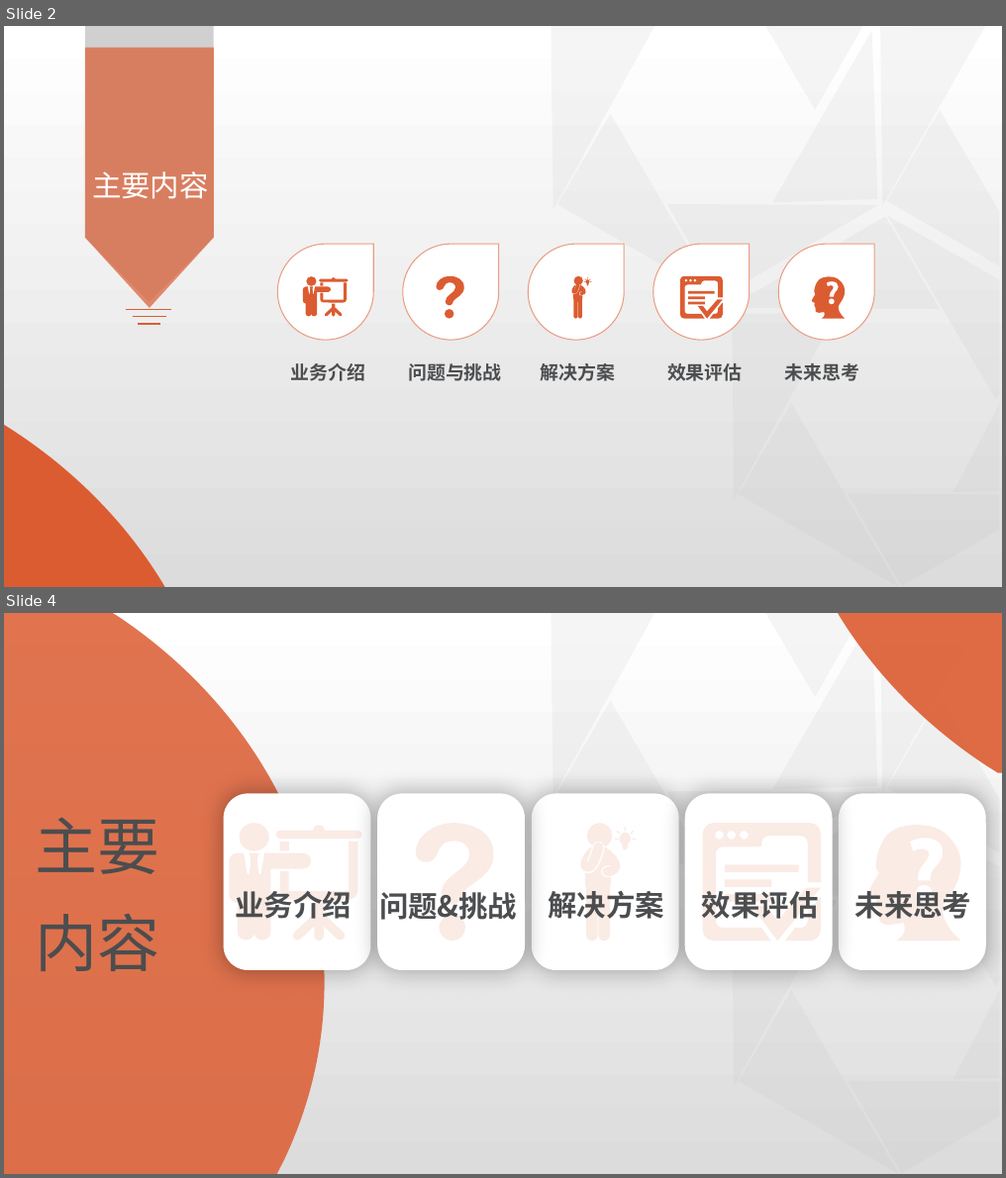
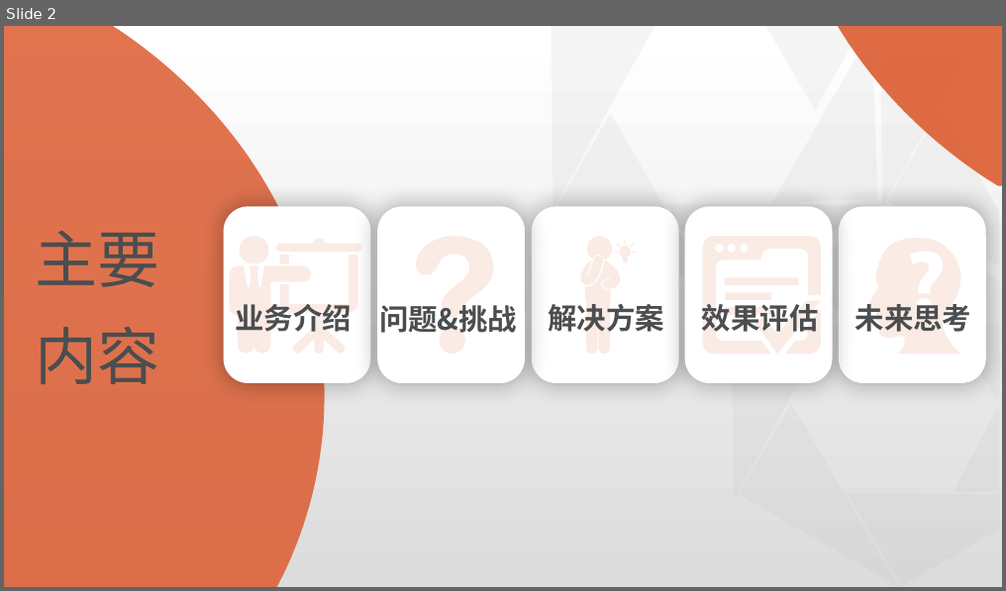
Before and after one commit to physicsLoveJava/java-miscellaneous, a slide deck: tech-interview/a-task/实习总结-07-26.pptx. Shown one above the other, each under a label of ours: slides 2 and 4 before the commit, slide 2 after it; the slides between them are not shown. The pictures are 1006x1178 and 1006x591 pixels, drawn with LibreOffice and Linux fonts; fonts in the diff are those of the drawing; grey boxes stand for pictures; background and template pictures are left out. Boxes give left, top, right and bottom in pixels: in the first picture for what was removed or moved away, otherwise in the second. Text is boxed around its words. In the diff, an @@ line names an element or a change of style, - is before the commit and + after.

```diff
--- a/tech-interview/a-task/实习总结-07-26.pptx
+++ b/tech-interview/a-task/实习总结-07-26.pptx
@@ slide 2 removed at box(4, 26, 1002, 587), background #FFFFFF; not listed: 14 template elements that a slide beside it also shows @@
@@ picture removed at box(85, 26, 214, 302) @@
@@ freeform shape removed at box(85, 48, 214, 308) @@
@@ text removed at box(92, 172, 208, 199) @@
-主要内容
@@ line removed from (214, 237) to (214, 237) @@
@@ teardrop removed at box(277, 244, 373, 340) @@
@@ teardrop removed at box(403, 244, 499, 340) @@
@@ teardrop removed at box(528, 244, 624, 340) @@
@@ teardrop removed at box(653, 244, 748, 340) @@
@@ teardrop removed at box(779, 244, 874, 340) @@
@@ freeform shape removed at box(303, 276, 348, 317) @@
@@ freeform shape removed at box(436, 276, 464, 319) @@
@@ freeform shape removed at box(571, 276, 592, 319) @@
@@ freeform shape removed at box(680, 276, 723, 319) @@
@@ freeform shape removed at box(812, 276, 846, 319) @@
@@ line removed from (126, 310) to (171, 310) @@
@@ line removed from (133, 316) to (166, 316) @@
@@ ellipse removed at box(4, 340, 225, 587) @@
@@ line removed from (138, 325) to (160, 325) @@
@@ text removed at box(291, 364, 366, 381) @@
-业务介绍
@@ text removed at box(408, 364, 501, 381) @@
-问题与挑战
@@ text removed at box(540, 364, 615, 381) @@
-解决方案
@@ text removed at box(667, 364, 743, 381) @@
-效果评估
@@ text removed at box(784, 364, 859, 381) @@
-未来思考
@@ what was slide 4 is now slide 2 @@
```
Also in this commit, not shown: 8 slides changed, 1 slide added, 3 other slides removed.
